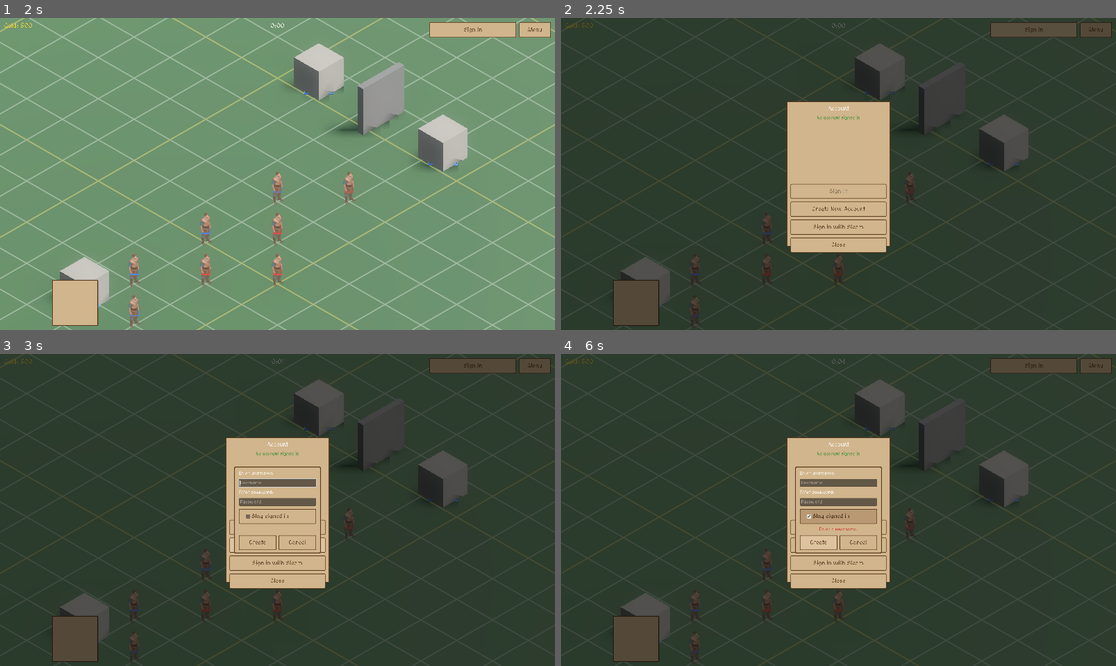
Above: before the commit, frames 1-4 (two rows, left to right).
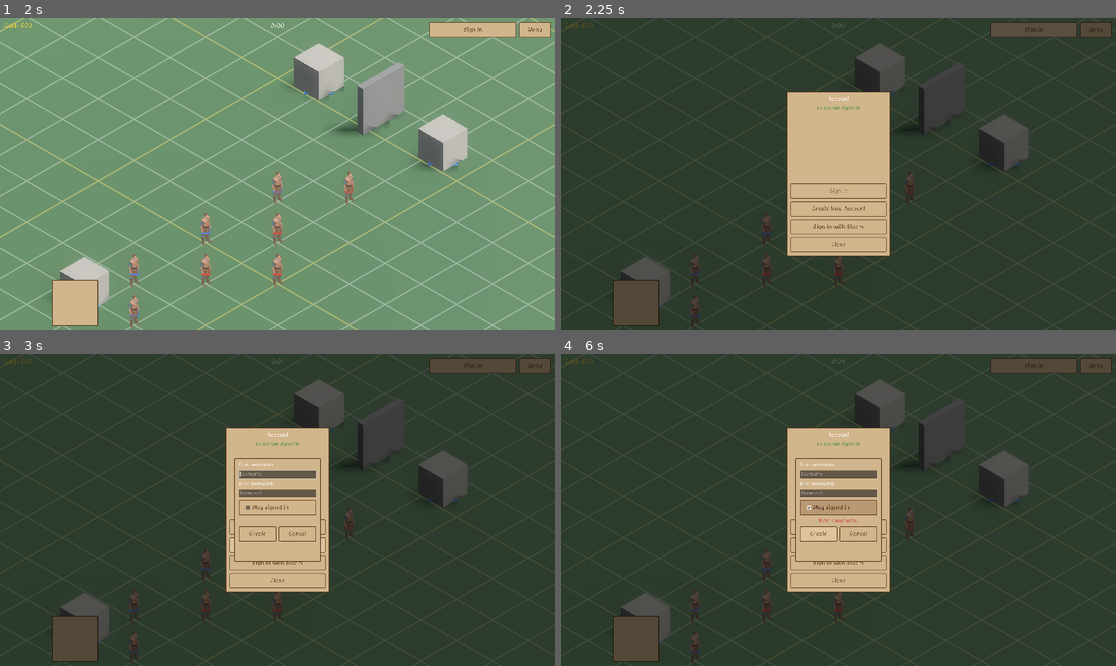
Above: after the commit, the same moments.

Repository: wesleywesleyadams-debug/Aegis-Matrix
Game: Godot game, scene res://scenes/TitleMenu.tscn
Same seed, same stepped clock (60 frames per second), same inputs: the game is played once before the commit and once after it.
Inputs:
- Up to frame 1 (2 s): click "New Game" at 0.5 s; click "Start Match" at 1.25 s
- Up to frame 2 (2.25 s): click "Sign In" at 2 s
- Up to frame 3 (3 s): click "Create New Account" at 2.75 s
- Up to frame 4 (6 s): click "Create New Account" at 3.5 s; click "Sign in with Steam" at 4.25 s; click "Stay signed in" at 5 s; click "Create" at 5.75 s

Frame 1 is identical in both runs. In frame 2, 1.5% of the frame differs, in the area x 40-60%, y 23-77%; in frame 3, 3.3%; in frame 4, 3.7%.

Commit message:
Fix Account/Create Account panels' buttons overflowing outside their borders
Both panels were sized for the old (smaller) button scale -- their
Close/Create/Cancel buttons rendered clipped past the bottom-right
edge of the panel itself. Enlarged both panels and their inner VBox
rects to actually fit their content.

Audited every other menu popup (Load Game, Sign In, all three Options
tabs, Lobby, and every in-game menu panel) via screenshots -- none of
them had the same issue.

Co-Authored-By: Claude Sonnet 5 <noreply@anthropic.com>

Diff:
--- a/scenes/AccountMenu.tscn
+++ b/scenes/AccountMenu.tscn
@@ -21,16 +21,16 @@
 anchor_top = 0.5
 anchor_bottom = 0.5
 offset_left = -180.0
-offset_top = -252.0
+offset_top = -285.0
 offset_right = 180.0
-offset_bottom = 252.0
+offset_bottom = 285.0
 
 [node name="OuterVBox" type="VBoxContainer" parent="Background/AccountPanel"]
 layout_mode = 0
 offset_left = 14.0
 offset_top = 14.0
 offset_right = 346.0
-offset_bottom = 490.0
+offset_bottom = 556.0
 theme_override_constants/separation = 10
 
 [node name="TitleLabel" type="Label" parent="Background/AccountPanel/OuterVBox"]
@@ -86,16 +86,16 @@
 anchor_top = 0.5
 anchor_bottom = 0.5
 offset_left = -150.0
-offset_top = -150.0
+offset_top = -180.0
 offset_right = 150.0
-offset_bottom = 150.0
+offset_bottom = 180.0
 
 [node name="VBox" type="VBoxContainer" parent="Background/NewAccountPanel"]
 layout_mode = 0
 offset_left = 16.0
 offset_top = 14.0
 offset_right = 284.0
-offset_bottom = 286.0
+offset_bottom = 346.0
 theme_override_constants/separation = 10
 
 [node name="PromptLabel" type="Label" parent="Background/NewAccountPanel/VBox"]
